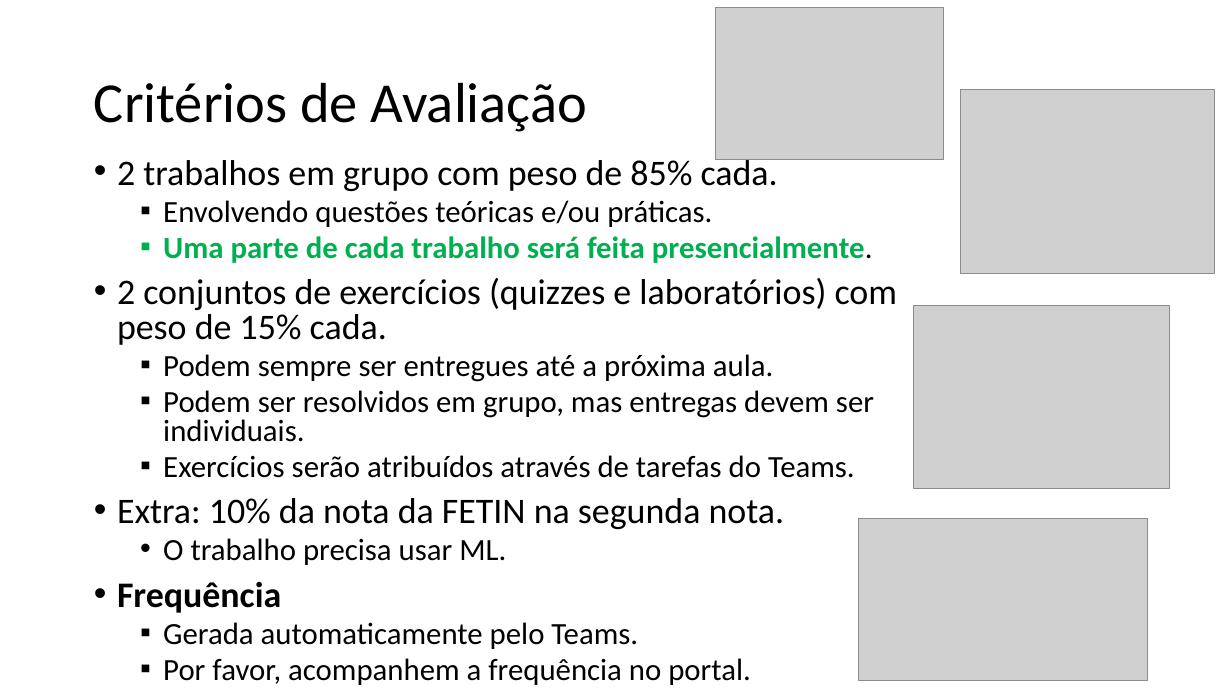
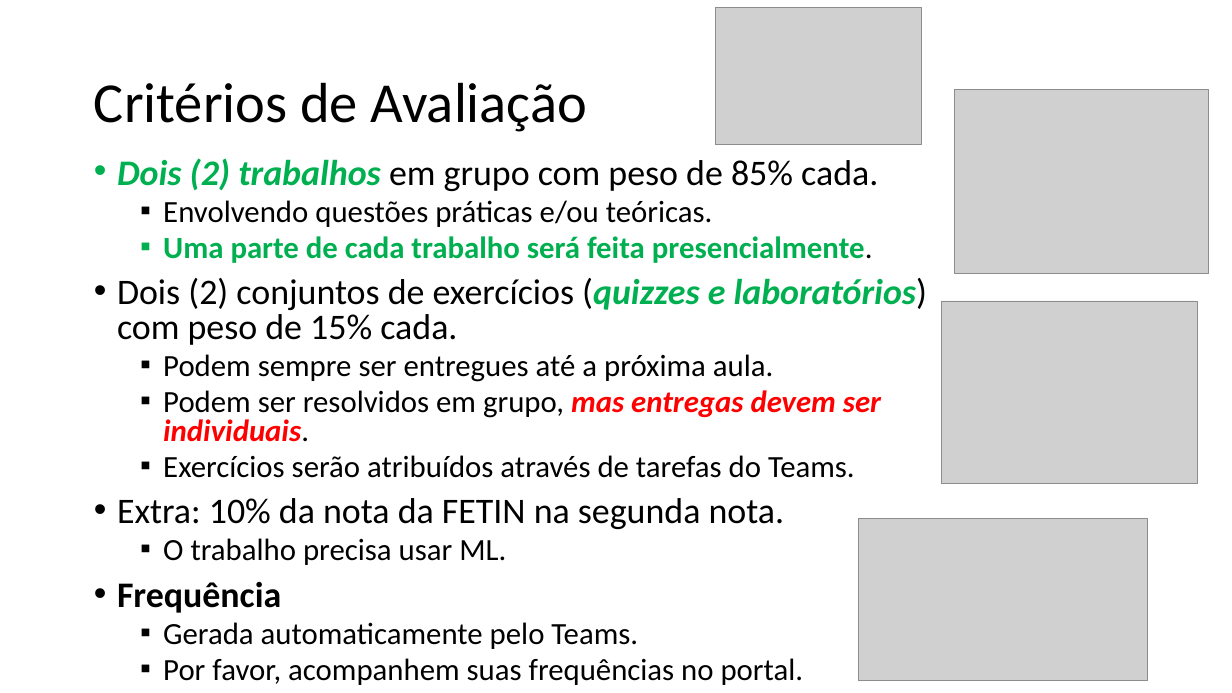
Before and after one commit to zz4fap/t320_aprendizado_de_maquina, a slide deck: slide 4 of slides/T320_Classificação (Parte I).pptx. Drawn at 1232x693 pixels with LibreOffice and Linux fonts; fonts in the diff are those of the drawing; grey boxes stand for pictures. Boxes give left, top, right and bottom in pixels: in the first picture for what was removed or moved away, otherwise in the second. Text is boxed around its words. In the diff, an @@ line names an element or a change of style, - is before the commit and + after.

Commit message:
update of slides

```diff
--- a/slides/T320_Classificação (Parte I).pptx
+++ b/slides/T320_Classificação (Parte I).pptx
@@ picture: place and size @@
-picture at bbox=[715, 7, 945, 160]
+picture at bbox=[715, 7, 921, 144]
@@ picture: place and size @@
-picture at bbox=[961, 90, 1215, 274]
+picture at bbox=[955, 90, 1209, 274]
@@ text at bbox=[117, 158, 878, 227]: text changed; size 24 to 28 pt @@
-• 2 trabalhos em grupo com peso de 85% cada.
-  ▪ Envolvendo questões teóricas e/ou práticas.
+• Dois (2) trabalhos em grupo com peso de 85% cada.
+  ▪ Envolvendo questões práticas e/ou teóricas.
@@ text at bbox=[117, 278, 928, 345]: text changed @@
-• 2 conjuntos de exercícios (quizzes e laboratórios) com peso de 15% cada.
+• Dois (2) conjuntos de exercícios (quizzes e laboratórios) com peso de 15% cada.
@@ picture: place and size @@
-picture at bbox=[914, 305, 1170, 488]
+picture at bbox=[942, 301, 1198, 484]
@@ text at bbox=[163, 390, 881, 565]: text colour #000000 to #FF0000, bold on, italic on in "mas entregas devem ser individuais."; bullet • to ▪ @@
@@ text at bbox=[163, 658, 804, 685]: text changed @@
-  ▪ Por favor, acompanhem a frequência no portal.
+  ▪ Por favor, acompanhem suas frequências no portal.
```
Also in this commit, not shown: 6 other slides changed, 10 other files.
